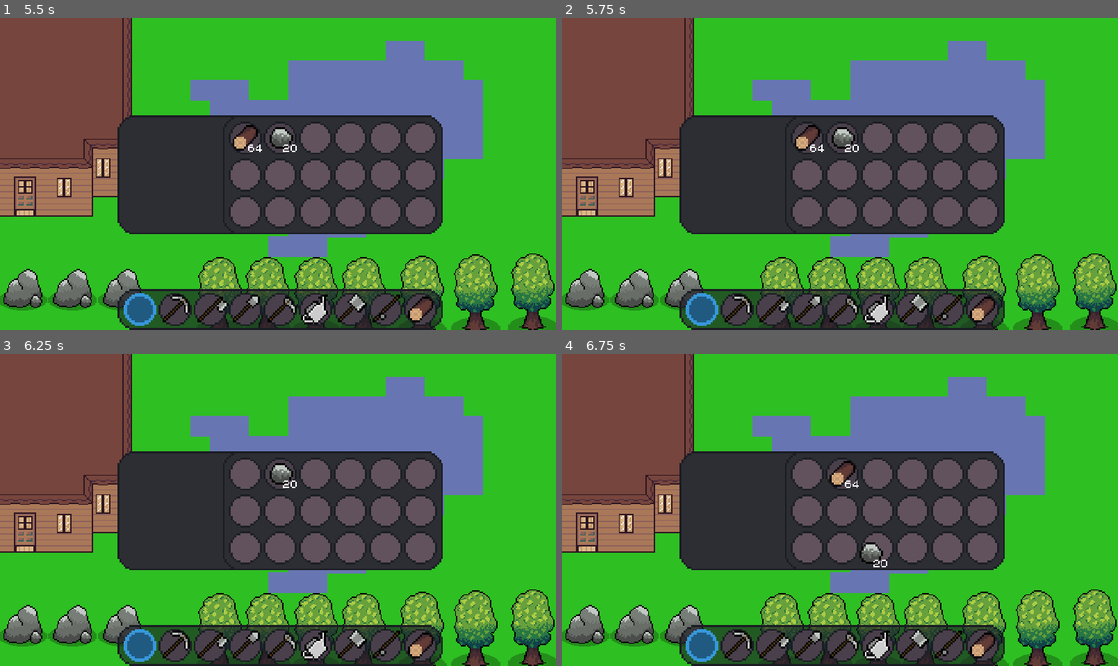
Above: before the commit, frames 1-4 (two rows, left to right).
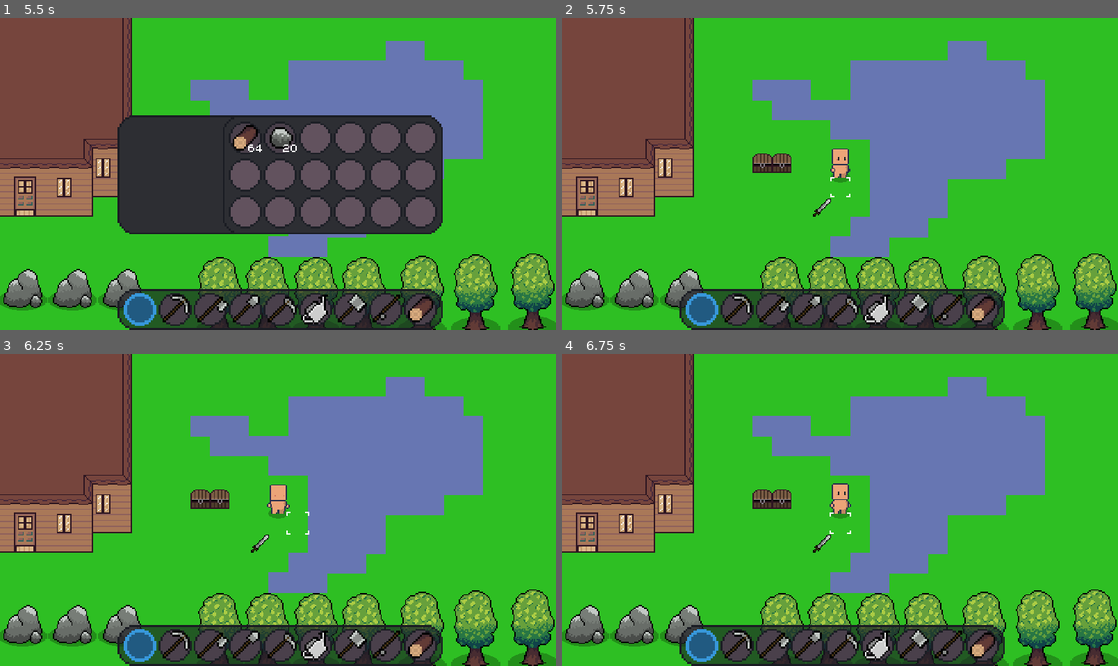
Above: after the commit, the same moments.

Repository: Xtero61/ciftci
Game: Godot game, scene res://test.tscn
The game is run twice, just before and just after one commit, with the same random seed, the same clock (stepped at 60 frames per second) and the same inputs.
Inputs (mouse positions are in pixels of both pictures, inside the frame that each line leads up to):
- Up to frame 1 (5.5 s): drag from (139, 308) to (300, 167) at 0.52 s; drag from (172, 308) to (300, 167) at 1.27 s; move the mouse to (211, 308) at 2.02 s; hold Q (EsyaAtma) 2.03-2.75 s; click (211, 308) at 2.17 s; tap Ctrl (Ctrl) at 2.3 s; drag from (244, 308) to (278, 174) at 2.77 s; drag from (278, 308) to (122, 298) at 3.52 s; drag from (316, 308) to (122, 298) at 4.27 s; move the mouse to (350, 308) at 5.02 s; hold Q (EsyaAtma) from 5.03 s (still down); click (350, 308) at 5.17 s; tap E (Envanter) at 5.3 s
- Up to frame 2 (5.75 s): keep holding Q (EsyaAtma); tap Escape (Esc, bound only after the commit) at 5.65 s
- Up to frame 3 (6.25 s): release Q (EsyaAtma) at 5.75 s; drag from (244, 472) to (361, 665) at 5.77 s
- Up to frame 4 (6.75 s): drag from (840, 472) to (878, 665) at 6.52 s

Frame 1 is identical in both runs. In frame 2, 22% of the frame differs, in the area x 21-80%, y 31-70%; in frame 3, 22%; in frame 4, 22%.

Commit message:
envanterden q ile esya atma hatası düzeltildi

Diff:
--- a/Envanter/Envanter.gd
+++ b/Envanter/Envanter.gd
@@ -159,13 +159,13 @@
 			find_parent("UI").hizliE_esyalari_San_v_Env_yer_deis(find_parent("UI").FareSlot, 8)
 
 		if find_parent("UI").TusKontrol("Ctrl") and event.is_action_pressed("EsyaAtma") :
-			if find_parent("UI").FareSlot.esya :
+			if find_parent("UI").FareSlot != null and find_parent("UI").FareSlot.esya :
 				if find_parent("UI").FareSlot.get_parent().name == "EnvanterSlotlari":
 					OyuncuEnvanter.yere_esya_atma(find_parent("UI").FareSlot, find_parent("Oyuncu").AtilanEsyaDogma.global_position,
 					find_parent("Oyuncu").esya_atma_yon, OyuncuEnvanter.envanter, true)
 					envanter_slotlarini_guncelle()
 		elif event.is_action_pressed("EsyaAtma") :
-			if find_parent("UI").FareSlot.esya :
+			if find_parent("UI").FareSlot != null and find_parent("UI").FareSlot.esya :
 				if find_parent("UI").FareSlot.get_parent().name == "EnvanterSlotlari":
 					OyuncuEnvanter.yere_esya_atma(find_parent("UI").FareSlot, find_parent("Oyuncu").AtilanEsyaDogma.global_position,
 					find_parent("Oyuncu").esya_atma_yon, OyuncuEnvanter.envanter)
--- a/Envanter/HızlıErişim/HizliErisim.gd
+++ b/Envanter/HızlıErişim/HizliErisim.gd
@@ -177,14 +177,14 @@
 	else :
 
 		if find_parent("UI").TusKontrol("Ctrl") and event.is_action_pressed("EsyaAtma") :
-			if find_parent("UI").FareSlot.esya :
+			if find_parent("UI").FareSlot != null and find_parent("UI").FareSlot.esya :
 				if find_parent("UI").FareSlot.get_parent().name == "HizliErisimSlotlari":
 					OyuncuEnvanter.yere_esya_atma(find_parent("UI").FareSlot, find_parent("Oyuncu").AtilanEsyaDogma.global_position,
 					find_parent("Oyuncu").esya_atma_yon, OyuncuEnvanter.hizlierisim, true)
 					hizlierisim_slotlarini_guncelle()
 					OyuncuEnvanter.hizliErisim_esya_ele_verme()
 		elif event.is_action_pressed("EsyaAtma") :
-			if find_parent("UI").FareSlot.esya :
+			if find_parent("UI").FareSlot != null and find_parent("UI").FareSlot.esya :
 				if find_parent("UI").FareSlot.get_parent().name == "HizliErisimSlotlari":
 					OyuncuEnvanter.yere_esya_atma(find_parent("UI").FareSlot, find_parent("Oyuncu").AtilanEsyaDogma.global_position,
 					find_parent("Oyuncu").esya_atma_yon, OyuncuEnvanter.hizlierisim)
--- a/Envanter/Sandık İçi/Sandik_slotlari.gd
+++ b/Envanter/Sandık İçi/Sandik_slotlari.gd
@@ -143,13 +143,13 @@
 func _input(event):
 	if Sandik.visible :
 		if find_parent("UI").TusKontrol("Ctrl") and event.is_action_pressed("EsyaAtma") :
-			if find_parent("UI").FareSlot.esya :
+			if find_parent("UI").FareSlot != null and find_parent("UI").FareSlot.esya :
 				if find_parent("UI").FareSlot.get_parent().name == "SandikSlotlari":
 					OyuncuEnvanter.yere_esya_atma(find_parent("UI").FareSlot, find_parent("Oyuncu").AtilanEsyaDogma.global_position,
 					find_parent("Oyuncu").esya_atma_yon, sandik, true)
 					sandik_slotlarini_guncelle()
 		elif event.is_action_pressed("EsyaAtma") :
-			if find_parent("UI").FareSlot.esya :
+			if find_parent("UI").FareSlot != null and find_parent("UI").FareSlot.esya :
 				if find_parent("UI").FareSlot.get_parent().name == "SandikSlotlari":
 					OyuncuEnvanter.yere_esya_atma(find_parent("UI").FareSlot, find_parent("Oyuncu").AtilanEsyaDogma.global_position,
 					find_parent("Oyuncu").esya_atma_yon, sandik)
--- a/Oyuncu/Oyuncu.tscn
+++ b/Oyuncu/Oyuncu.tscn
@@ -451,6 +451,7 @@
 texture = ExtResource( 3 )
 
 [node name="DoluEl" type="Node2D" parent="."]
+visible = false
 position = Vector2( 0, -4 )
 
 [node name="EsyaVurmaYer" type="Position2D" parent="DoluEl"]
--- a/Oyuncu/UI.gd
+++ b/Oyuncu/UI.gd
@@ -29,7 +29,14 @@
 		HizliErisim.envanter_acikmi = !HizliErisim.envanter_acikmi
 		slotlari_guncelle()
 
-	if !Envanter.visible :
+	if Envanter.visible :
+		if event.is_action_pressed("Esc"):
+			Envanter.visible = !Envanter.visible
+			Sandik.visible = false
+			Envanter.animasyonPlayer.play("SandıkKapalı")
+			HizliErisim.envanter_acikmi = !HizliErisim.envanter_acikmi
+
+	else :
 		if tutulan_esya != null :
 			tutulan_esya.visible = false
 
--- a/project.godot
+++ b/project.godot
@@ -206,6 +206,11 @@
 "events": [ Object(InputEventKey,"resource_local_to_scene":false,"resource_name":"","device":0,"alt":false,"shift":false,"control":false,"meta":false,"command":false,"pressed":false,"scancode":16777238,"physical_scancode":0,"unicode":0,"echo":false,"script":null)
  ]
 }
+Esc={
+"deadzone": 0.5,
+"events": [ Object(InputEventKey,"resource_local_to_scene":false,"resource_name":"","device":0,"alt":false,"shift":false,"control":false,"meta":false,"command":false,"pressed":false,"scancode":16777217,"physical_scancode":0,"unicode":0,"echo":false,"script":null)
+ ]
+}
 
 [input_devices]
 
